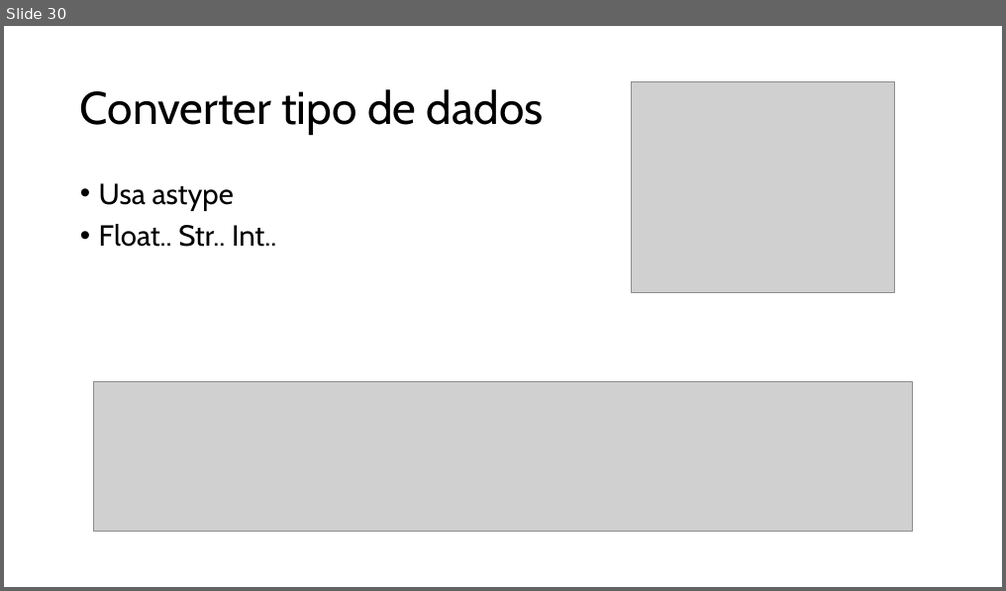
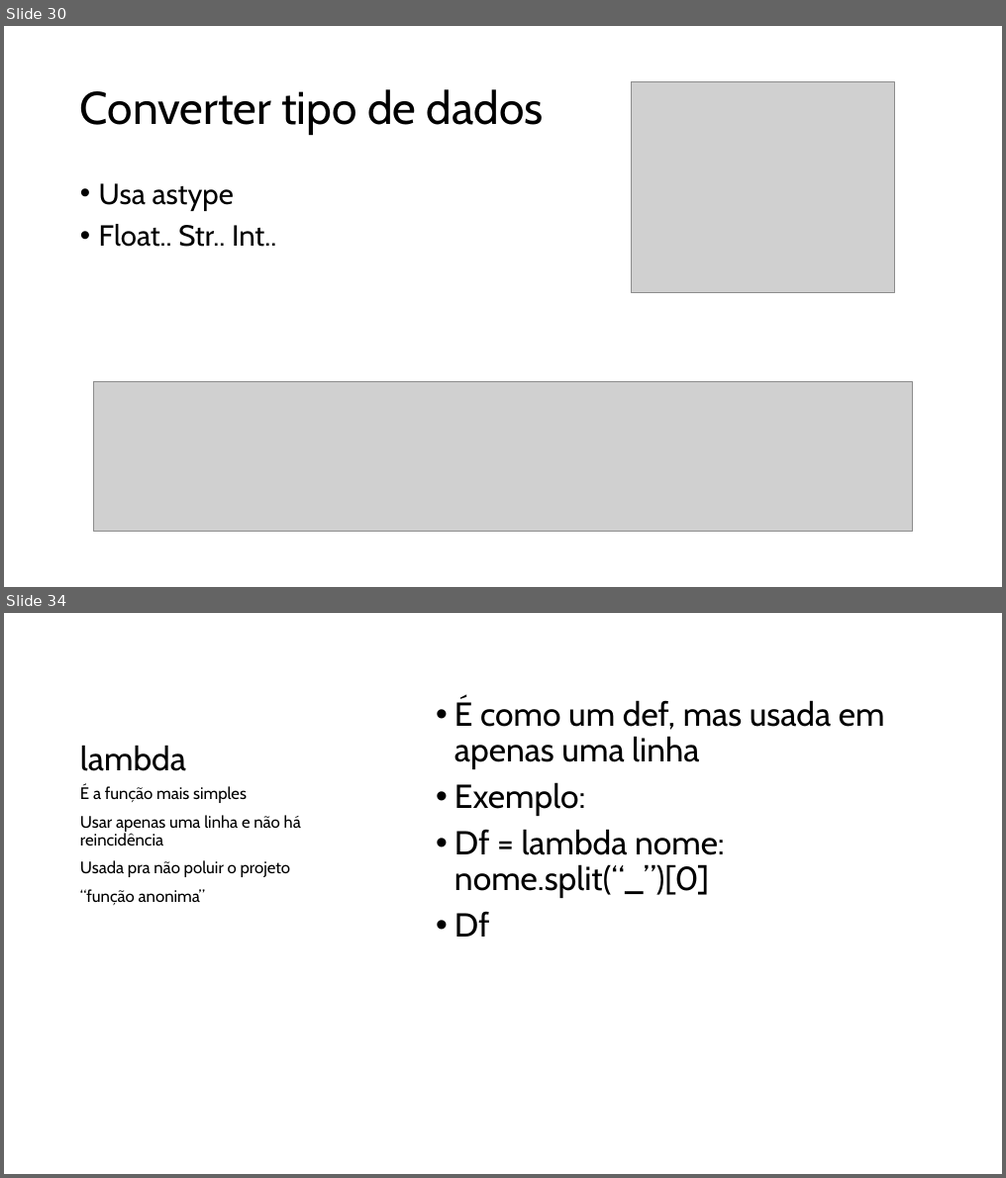
Before and after one commit to augluiz/OlaMundo, a slide deck: python.pptx. Shown one above the other, each under a label of ours: slide 30 before the commit, slides 30 and 34 after it; the slides between them are not shown. The pictures are 1006x591 and 1006x1178 pixels, drawn with LibreOffice and Linux fonts; fonts in the diff are those of the drawing; grey boxes stand for pictures. Boxes give left, top, right and bottom in pixels: in the first picture for what was removed or moved away, otherwise in the second. Text is boxed around its words. In the diff, an @@ line names an element or a change of style, - is before the commit and + after.

```diff
--- a/python.pptx
+++ b/python.pptx
@@ slide 34 added at [4,613,1002,1174], background #FFFFFF @@
@@ text added at [454,698,885,937], 32 pt, text #000000 @@
+• É como um def, mas usada em apenas uma linha
+• Exemplo:
+• Df = lambda nome: nome.split(“_”)[0]
+• Df
@@ title added at [80,745,186,771], 32 pt, text #000000 @@
+lambda
@@ text added at [80,785,301,905], 16 pt, text #000000 @@
+É a função mais simples
+Usar apenas uma linha e não há reincidência
+Usada pra não poluir o projeto
+“função anonima”
```
Also in this commit, not shown: 4 other slides added.
